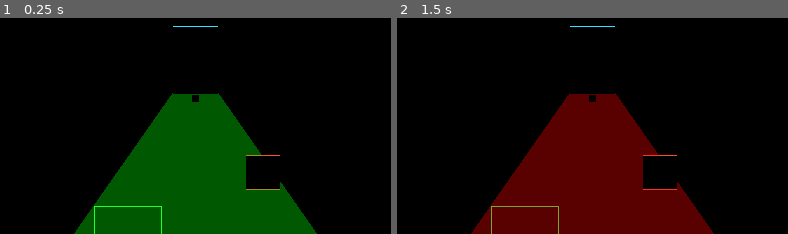
Above: before the commit, frames 1-2 (left to right).
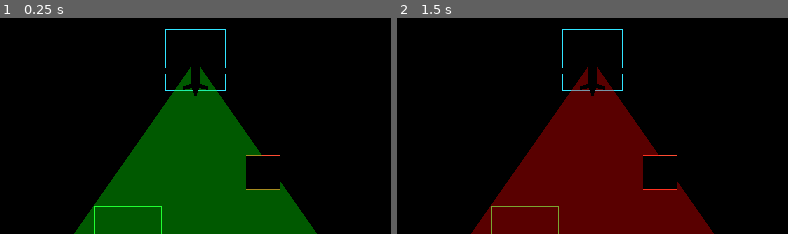
Above: after the commit, the same moments.

Repository: Leusin/project-godot-airport-marshaling-game
Game: Godot game, scene res://src/core/main_game/Main.tscn
Same seed, same stepped clock (60 frames per second), same inputs: the game is played once before the commit and once after it.
Inputs:
- Up to frame 1 (0.25 s): no input
- Up to frame 2 (1.5 s): tap Enter (ui_accept) at 0.5, 0.77 s; hold D (move_right) 0.53-1.28 s; hold Up (signal_advance) 0.53-1.28 s; hold S (move_down) from 1.28 s (still down); tap Up (signal_advance) at 1.35 s
The pictures show only the part of the screen within x 24-74%, y 16-66%; the shares and areas given below are measured in that part.

The runs differ from the first frame. In frame 1, 0.9% of the frame differs, in the area x 42-58%, y 3-39%; in frame 2, 0.9%.

Commit message:
feat: 여객기 3D 모델(로우폴리) 추가 + 박스 대체
Blender로 제작한 좁은 동체형 여객기 glb(388 tris, ~2.7x2.7). AircraftMesh 박스/NoseMarker를
모델 인스턴스로 교체. 소스 .blend는 assets/models/src/(.gdignore로 Godot 임포트 제외).

Co-Authored-By: Claude Sonnet 4.6 <noreply@anthropic.com>

Diff:
--- a/src/core/main_game/Main.tscn
+++ b/src/core/main_game/Main.tscn
@@ -15,6 +15,7 @@
 [ext_resource type="Script" path="res://src/debug/debug_hud.gd" id="13_debug_hud_script"]
 [ext_resource type="Script" path="res://src/core/utils/screen_clamp.gd" id="14_screen_clamp_script"]
 [ext_resource type="Script" path="res://src/debug/collision_debug_visual.gd" id="15_collision_debug_script"]
+[ext_resource type="PackedScene" path="res://assets/models/aircraft.glb" id="16_aircraft_model"]
 
 [sub_resource type="CapsuleMesh" id="CapsuleMesh_marshaller"]
 radius = 0.3
@@ -111,13 +112,7 @@
 transform = Transform3D(-1, 0, 0, 0, 1, 0, 0, 0, -1, 0, 0.3, -5)
 script = ExtResource("5_aircraft_script")
 
-[node name="AircraftMesh" type="MeshInstance3D" parent="World/EntityRoot/Aircraft"]
-mesh = SubResource("BoxMesh_aircraft")
-
-[node name="NoseMarker" type="MeshInstance3D" parent="World/EntityRoot/Aircraft"]
-transform = Transform3D(1, 0, 0, 0, 1, 0, 0, 0, 1, 0, 0, -1.7)
-mesh = SubResource("BoxMesh_nose_marker")
-surface_material_override/0 = SubResource("StandardMaterial3D_nose_marker")
+[node name="AircraftModel" parent="World/EntityRoot/Aircraft" instance=ExtResource("16_aircraft_model")]
 
 [node name="VisionCone" type="Node" parent="World/EntityRoot/Aircraft"]
 script = ExtResource("3_vision_cone_script")
Binary file added: assets/models/aircraft.glb
Not shown, added: assets/models/aircraft.glb.import
Not shown, added: assets/models/src/.gdignore
Not shown, added: assets/models/src/aircraft.blend
